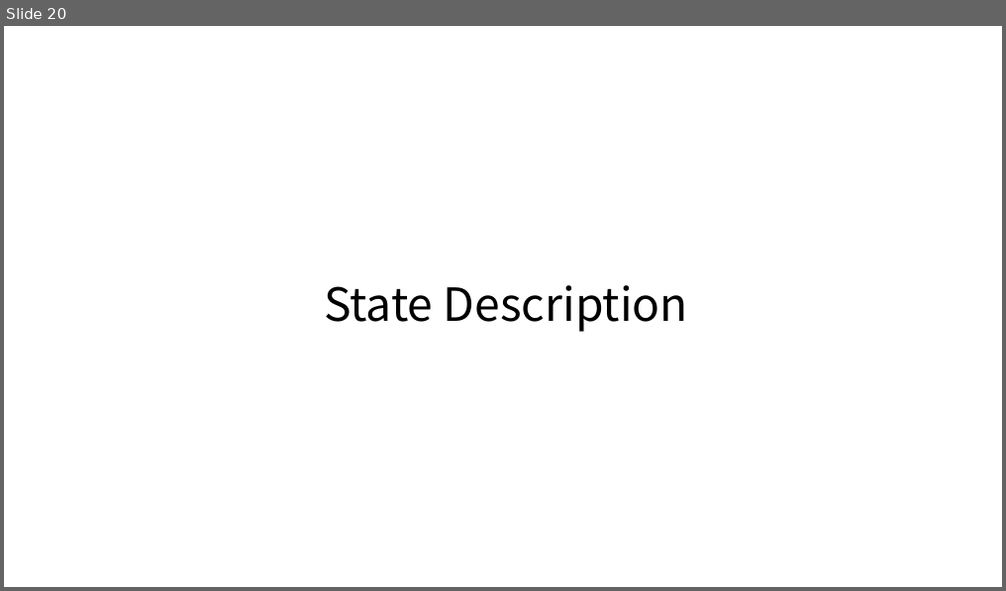
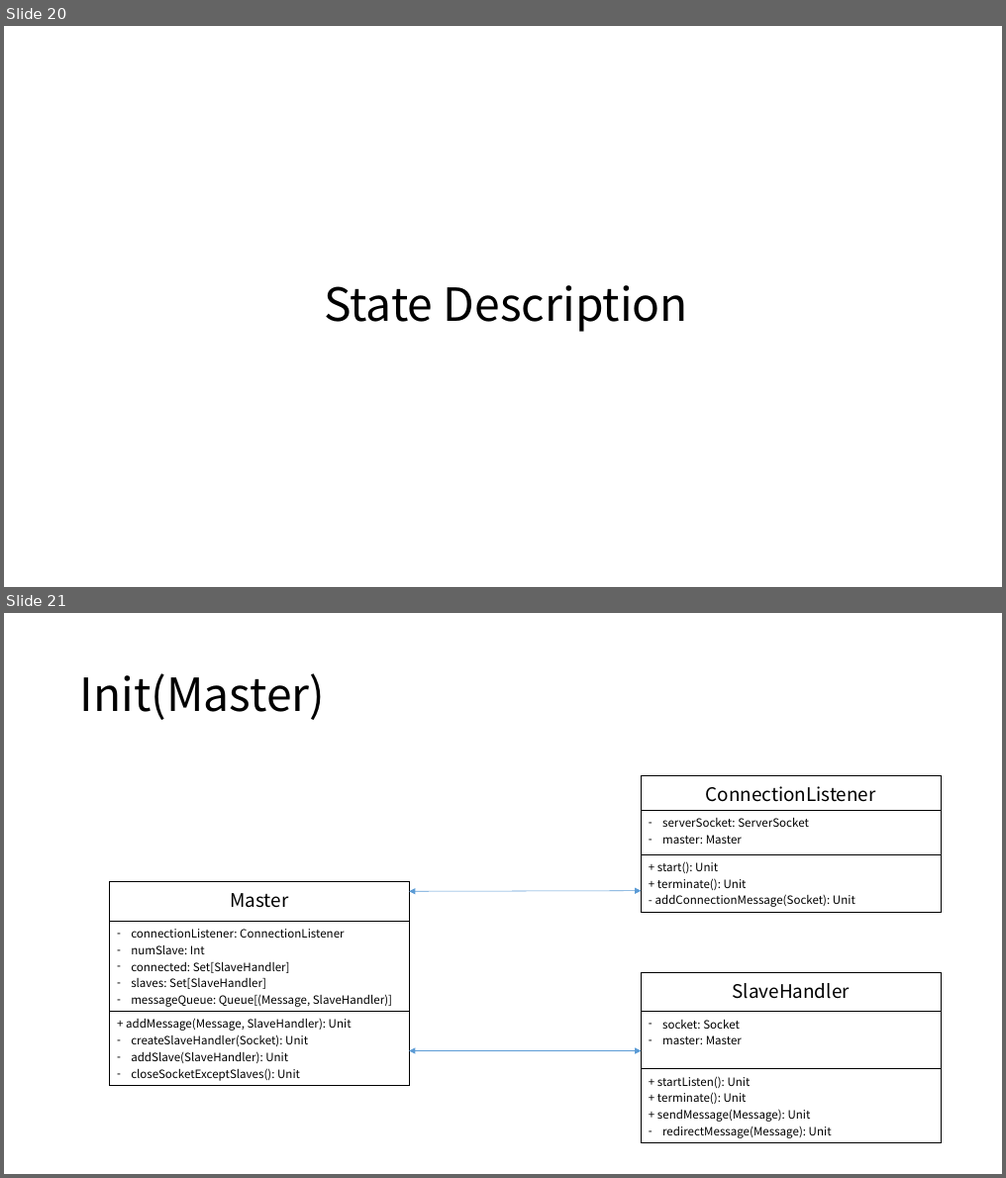
Before and after one commit to Eyebrowmoon/CS490, a slide deck: project.pptx. Shown one above the other, each under a label of ours: slide 20 before the commit, slides 20 and 21 after it. The pictures are 1006x591 and 1006x1178 pixels, drawn with LibreOffice and Linux fonts; fonts in the diff are those of the drawing. Boxes give left, top, right and bottom in pixels: in the first picture for what was removed or moved away, otherwise in the second. Text is boxed around its words. In the diff, an @@ line names an element or a change of style, - is before the commit and + after.

Commit message:
Init State Description

```diff
--- a/project.pptx
+++ b/project.pptx
@@ slide 21 added at <box>4,613,1002,1174</box>, background #FFFFFF @@
@@ title added at <box>80,673,325,720</box>, 44 pt, text #000000 @@
+Init(Master)
@@ table added at <box>642,775,941,911</box>, 3 rows, 1 columns @@
+ConnectionListener
+serverSocket: ServerSocket / master: Master
++ start(): Unit / + terminate(): Unit / - addConnectionMessage(Socket): Unit
@@ table added at <box>110,881,409,1085</box>, 3 rows, 1 columns @@
+Master
+connectionListener: ConnectionListener / numSlave: Int / connected: Set[SlaveHandler] / slaves: Set[SlaveHandler] / messageQueue: Queue[(Message, SlaveHandler)]
++ addMessage(Message, SlaveHandler): Unit / createSlaveHandler(Socket): Unit / addSlave(SlaveHandler): Unit / closeSocketExceptSlaves(): Unit
@@ double arrow added from (409, 891) to (642, 891), #5B9BD5 0.5 pt @@
@@ table added at <box>642,973,941,1143</box>, 3 rows, 1 columns @@
+SlaveHandler
+socket: Socket / master: Master
++ startListen(): Unit / + terminate(): Unit / + sendMessage(Message): Unit / redirectMessage(Message): Unit
@@ double arrow added from (409, 1051) to (642, 1051), #5B9BD5 0.5 pt @@
```
Also in this commit, not shown: 5 slides changed, 2 slides removed.
